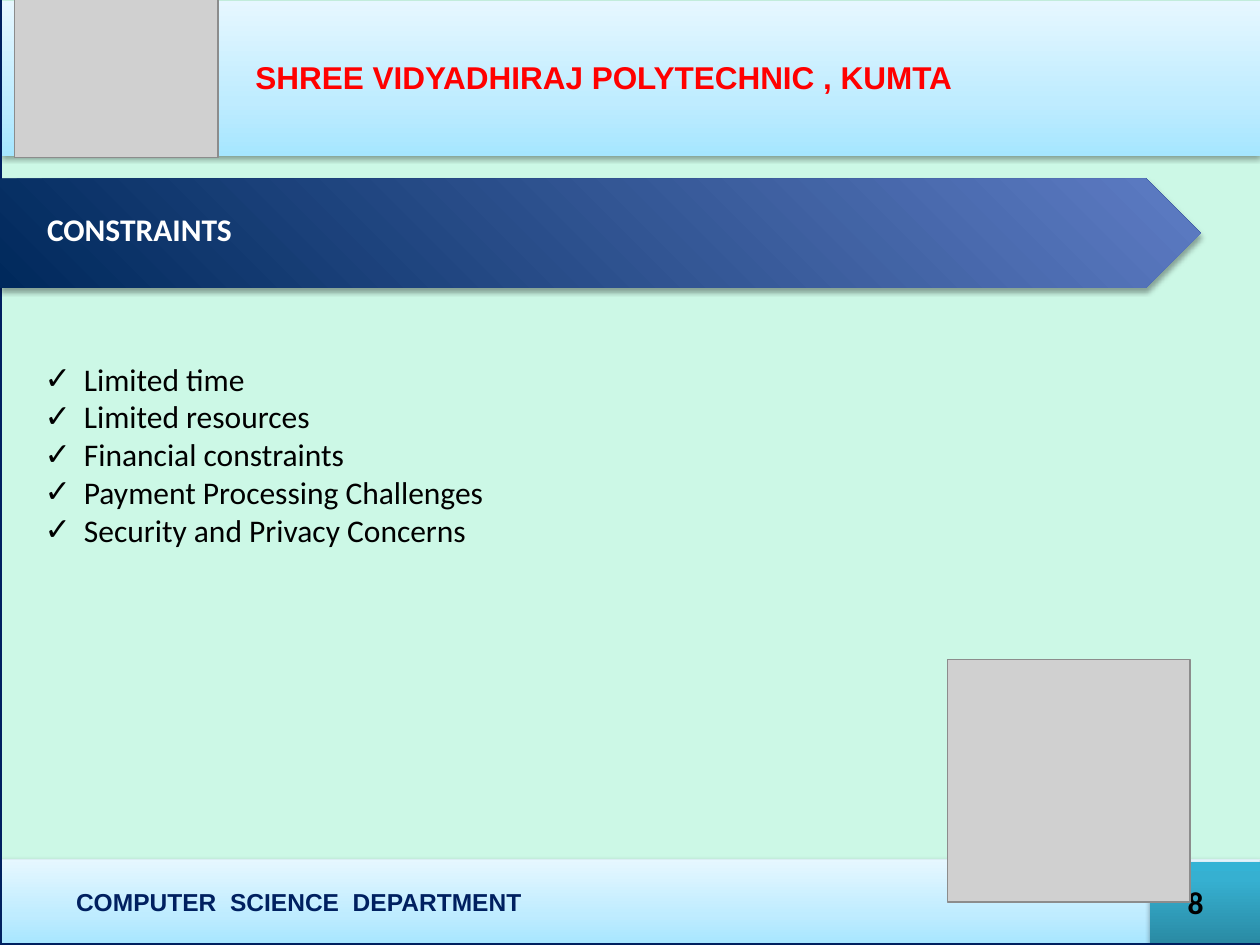
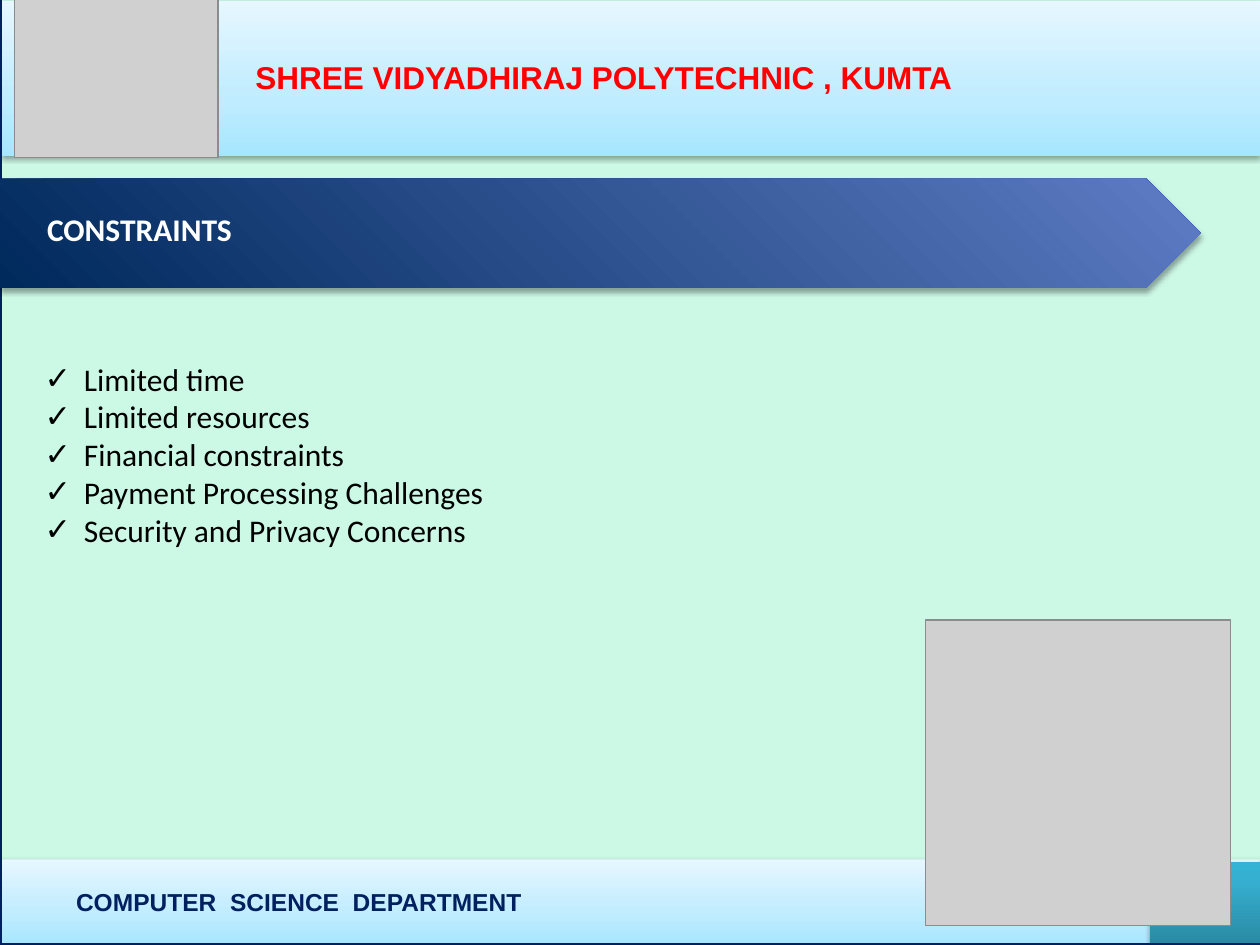
Before and after one commit to Anantbhat2005/Clg_Student_Management_System, a slide deck: slide 8 of CIE1.pptx. Drawn at 1260x945 pixels with LibreOffice and Linux fonts; fonts in the diff are those of the drawing; grey boxes stand for pictures. Boxes give left, top, right and bottom in pixels: in the first picture for what was removed or moved away, otherwise in the second. Text is boxed around its words. In the diff, an @@ line names an element or a change of style, - is before the commit and + after.

```diff
--- a/CIE1.pptx
+++ b/CIE1.pptx
@@ picture: place and size @@
-picture at [948,660,1191,903]
+picture at [925,620,1230,925]
@@ text removed at [1188,888,1204,914] @@
-8
```
Also in this commit, not shown: 17 other slides changed, 1 other file.
